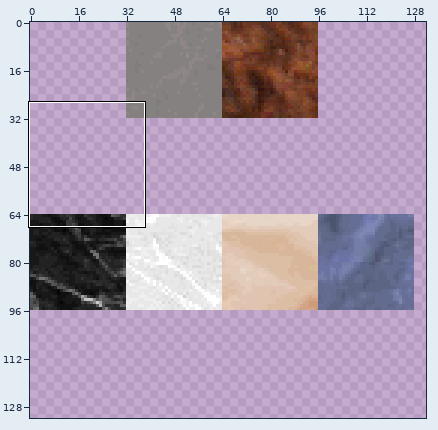
File history of a sprite sheet, src/client/resources/images/blocks/blocks_0_99.png. Above, an overview of the earlier version with the close-up marked.
Close-up. Earlier state:
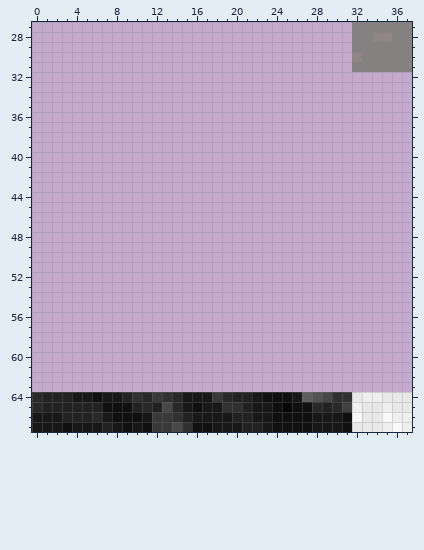
The file is 320x320 pixels. Colours within 5 levels of each other are drawn and written as one. Shown: x 0..37, y 27..67. The wide view leaves out empty margins. The commit also changed other parts of the picture, which this record leaves out.
After:
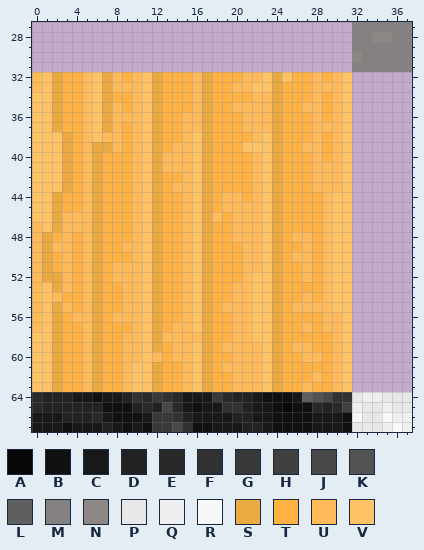
Palette (. is transparent): A #060606  B #101010  C #181818  D #222222  E #292929  F #313131  G #393939  H #404040  J #484848  K #525252  L #5f5f5f  M #858181  N #8e8786  P #e8e8e8  Q #efefef  R #f8f8f8  S #ebaa41  T #ffb241  U #ffba59  V #ffc365
Edits made:
y 32: x 0..31 ................................ -> UVSTTUVSUTUVSTTTUSTTTUUVSVTTUTUV
y 33: x 0..31 ................................ -> UVSTTUVSUUUVSTTTUSTTUUVVSTTTUUUV
y 34: x 0..31 ................................ -> VVSTTUVSTTUVSTTTUSTTTTUUSTTTUTUV
y 35: x 0..31 ................................ -> VVSTTUVSUTUVSTTTUSTTUUUUSTTUUTUV
y 36: x 0..31 ................................ -> VVSTTUVSUUUVSTTUUSTTTUUUSTTTUTUV
y 37: x 0..31 ................................ -> VVSTTUVSUTUVSTTUUSTTTUUUSTTTUUUV
y 38: x 0..31 ................................ -> VVVSTUVUUTUVSTTUVSTTTTUVSTTTUTUV
y 39: x 0..31 ................................ -> VVVSTUSSUTUVSTUUVSTTTVVVSTTUUTUV
y 40: x 0..31 ................................ -> VVVSTUSTTTUVSUUUVSTTTTUVSTTTUTUV
y 41: x 0..31 ................................ -> VVVSTUSTTTUVSUUUVSTTTTUVSTTTUUUV
y 42: x 0..31 ................................ -> VVVSTUSTTTUVSTTUVSTTTTUVSTTTUUUV
y 43: x 0..31 ................................ -> VVVSTUSTTTUVSTUUVSTTTTUVSTTTUUUV
y 44: x 0..31 ................................ -> VVSTTUSTTTUVSTTUVSTUUTUVSTTTTUVV
y 45: x 0..31 ................................ -> VVSTTUSTTTUVSTTUVSTUUUUVSTTTTUVV
y 46: x 0..31 ................................ -> VVSUUUSTTTUVSTTUVSUTUUUVSTTTTUVV
y 47: x 0..31 ................................ -> UVSUUUSTTTUVSTTUVSTTUUUVSTTTTUVV
y 48: x 0..31 ................................ -> USTUTUSTTTUVSTTUVSTTUUUVSTUUTUVV
y 49: x 0..31 ................................ -> USUUTUSTTUUVSTTUVSTTTUUVSTTUTUVV
y 50: x 0..31 ................................ -> USTUTUSTTTUVSTTUVSTTTUUVSTUUTUVV
y 51: x 0..31 ................................ -> USTUTUSTUUUVSTTUVSTTTUUVSTTUTUVV
y 52: x 0..31 ................................ -> USSUTUSTUUUVSTTUVSTTTUVVSTTUTUVV
y 53: x 0..31 ................................ -> UVSUTUSTTUUVSTTUVSTTUUVVSTTTTUVV
y 54: x 0..31 ................................ -> UVUTTUSTTUUVSTTUVSTTUUVVSTTUTUVV
y 55: x 0..31 ................................ -> UVSUTUSTTUUVSTTUVSTUUUVVSTUUUUVV
y 56: x 0..31 ................................ -> UVSTUUSTUUUVSTTUVSTTUUVVSTTTTUUV
y 57: x 0..31 ................................ -> UVSTTUSTTTUVSTUUVSTTUUVVSTTUTUUV
y 58: x 0..31 ................................ -> VVSTTUSTTUUVSUUUUSTTUUVVSTTTTTUV
y 59: x 0..31 ................................ -> VVSTTUSTTUUVSTUUVSTUUUUVSTUUTTUV
y 60: x 0..31 ................................ -> VVSTTUSTTUUVUTUUVSTTUUUVSTTUUTUV
y 61: x 0..31 ................................ -> VVSTTUSTTUVVSTTUVSTUUUUVSTTTTTUV
y 62: x 0..31 ................................ -> VVSTTUSTTUVVSTTUVSTTUUUVSTTTUTUV
y 63: x 0..31 ................................ -> VVSTTUSTTUVVSTTUVSTTUUUVSTTUTTUV
Boxes around the changes in both close-ups, in picture pixels (x1, y1, x2, y2):
added: (32, 72, 352, 392)
